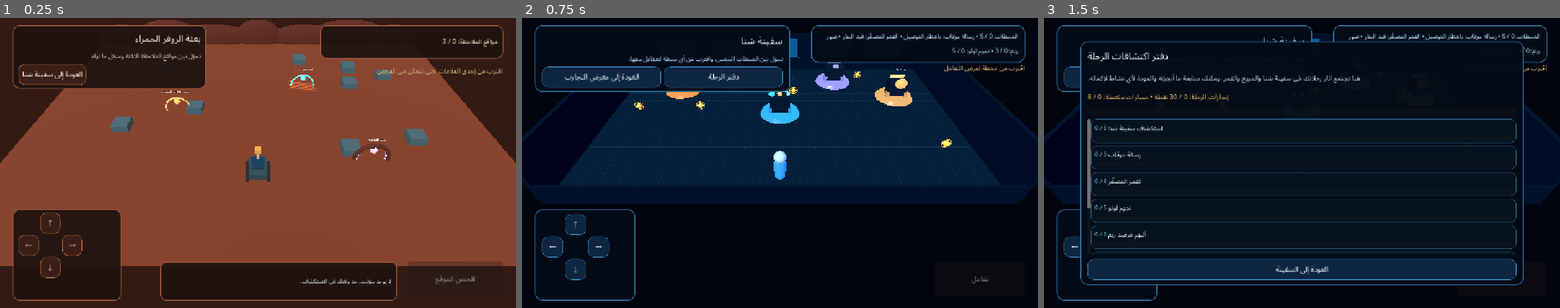
Above: before the commit, frames 1-3 (left to right).
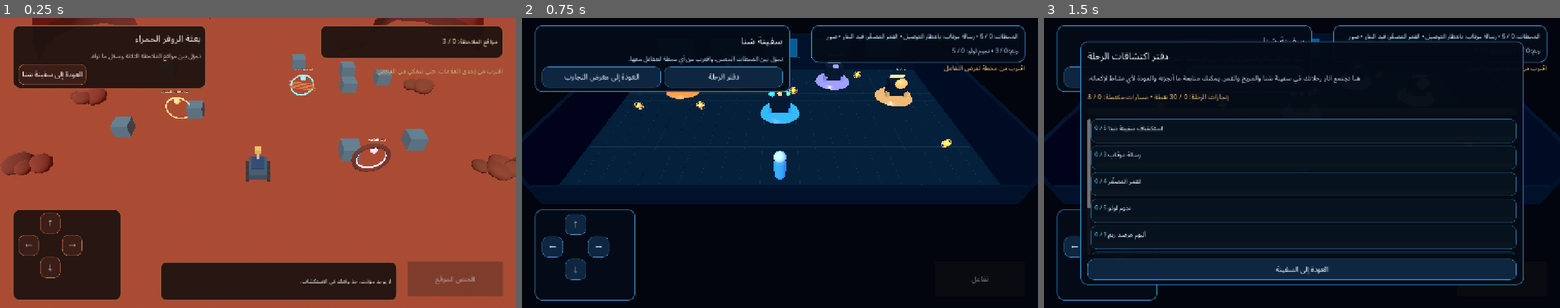
Above: after the commit, the same moments.

Repository: mdznap35/-cosmic-explorers
Game: Godot game, scene res://scenes/prototypes/mars_rover_survey.tscn
The game is run twice, just before and just after one commit, with the same random seed, the same clock (stepped at 60 frames per second) and the same inputs. This scene is started directly instead of the project's main scene.
Inputs:
- Up to frame 1 (0.25 s): no input
- Up to frame 2 (0.75 s): click "العودة إلى سفينة سَنا" at 0.5 s
- Up to frame 3 (1.5 s): click "دفتر الرحلة" at 1.25 s

The runs differ from the first frame. In frame 1, 72% of the frame differs, in the area x 0-100%, y 0-100%; in frame 2, nothing differs; in frame 3, nothing differs.

Commit message:
feat: add shared visual foundation for Mars landscapes

Diff:
--- a/scripts/prototypes/echo_of_mars_vertical_slice.gd
+++ b/scripts/prototypes/echo_of_mars_vertical_slice.gd
@@ -8,6 +8,7 @@
 const InteractionRouter = preload("res://scripts/interaction_router.gd")
 const RewardService = preload("res://scripts/reward_service.gd")
 const RoverScene = preload("res://scenes/prototypes/mars_rover_survey.tscn")
+const MarsLandscapeBuilder = preload("res://scripts/prototypes/mars_landscape_builder.gd")
 
 const MISSION_ID := "mission.mars.echo_of_mars"
 const SAVE_PATH := "user://echo_of_mars_vertical_slice_v1.json"
@@ -460,11 +461,7 @@
 func _build_world_shell() -> void:
 	var world_environment := WorldEnvironment.new()
 	var environment := Environment.new()
-	environment.background_mode = Environment.BG_COLOR
-	environment.background_color = Color(0.012,0.022,0.052)
-	environment.ambient_light_source = Environment.AMBIENT_SOURCE_COLOR
-	environment.ambient_light_color = Color(0.48,0.55,0.68)
-	environment.ambient_light_energy = 0.8
+	MarsLandscapeBuilder.configure_atmosphere(environment)
 	world_environment.environment = environment
 	add_child(world_environment)
 	var key_light := DirectionalLight3D.new()
@@ -521,11 +518,7 @@
 	_camera.look_at(Vector3(0,1.2,-1.2),Vector3.UP)
 
 func _build_mars_canyon_environment() -> void:
-	_add_box(_world_root,Vector3(0,-0.45,0),Vector3(42,0.9,42),Color(0.40,0.17,0.105),0.9)
-	_add_box(_world_root,Vector3(-17,4.5,-2),Vector3(7,9,38),Color(0.34,0.13,0.085),0.96)
-	_add_box(_world_root,Vector3(17,5,-4),Vector3(7,10,34),Color(0.50,0.21,0.12),0.92)
-	_add_box(_world_root,Vector3(-4,2.8,-15),Vector3(10,5.6,6),Color(0.55,0.24,0.14),0.95)
-	_add_box(_world_root,Vector3(5.5,3.4,-17),Vector3(9,6.8,5),Color(0.30,0.12,0.085),0.96)
+	MarsLandscapeBuilder.populate(_world_root, "cinematic")
 	for i in range(16):
 		var angle := TAU*float(i)/16.0
 		var radius := 5.5+float(i%4)*2.0
--- /dev/null
+++ b/scripts/prototypes/mars_landscape_builder.gd
@@ -0,0 +1,206 @@
+extends RefCounted
+## Shared, deterministic Mars landscape generator for the story slice and rover survey.
+## Generated meshes are deliberately lightweight and require no external runtime assets.
+
+const GRID_STEPS := 32
+const TERRAIN_HALF_WIDTH := 18.0
+const TERRAIN_HALF_DEPTH := 14.0
+
+static func configure_atmosphere(environment: Environment) -> void:
+	if environment == null:
+		return
+	var sky_material := ProceduralSkyMaterial.new()
+	sky_material.sky_top_color = Color(0.035, 0.045, 0.095, 1.0)
+	sky_material.sky_horizon_color = Color(0.48, 0.205, 0.145, 1.0)
+	sky_material.ground_bottom_color = Color(0.095, 0.045, 0.055, 1.0)
+	sky_material.ground_horizon_color = Color(0.35, 0.125, 0.095, 1.0)
+	sky_material.sun_angle_max = 12.0
+	sky_material.sun_curve = 0.18
+	var sky := Sky.new()
+	sky.sky_material = sky_material
+	environment.background_mode = Environment.BG_SKY
+	environment.sky = sky
+	environment.ambient_light_source = Environment.AMBIENT_SOURCE_COLOR
+	environment.ambient_light_color = Color(0.72, 0.43, 0.32, 1.0)
+	environment.ambient_light_energy = 0.72
+	environment.tonemap_mode = Environment.TONE_MAPPER_FILMIC
+	environment.fog_enabled = true
+	environment.fog_light_color = Color(0.53, 0.24, 0.17, 1.0)
+	environment.fog_density = 0.0035
+
+static func populate(parent: Node3D, profile: String = "cinematic") -> Dictionary:
+	if parent == null:
+		return {"mesh_instances": 0, "formations": 0, "boulders": 0}
+	var terrain := MeshInstance3D.new()
+	terrain.name = "MarsTerrain"
+	terrain.mesh = _build_terrain_mesh()
+	terrain.position.y = -0.10
+	terrain.material_override = _vertex_material(0.96)
+	parent.add_child(terrain)
+
+	var formations := [
+		{"name": "Mesa_West", "position": Vector3(-15.0, -0.08, -10.5), "radius": 4.3, "height": 7.2, "seed": 2},
+		{"name": "Mesa_Crown", "position": Vector3(0.0, -0.08, -17.0), "radius": 5.2, "height": 8.8, "seed": 5},
+		{"name": "Mesa_East", "position": Vector3(15.0, -0.08, -11.0), "radius": 4.5, "height": 6.8, "seed": 8},
+		{"name": "Mesa_Southwest", "position": Vector3(-15.5, -0.08, 8.0), "radius": 3.5, "height": 4.8, "seed": 11},
+		{"name": "Mesa_Southeast", "position": Vector3(15.0, -0.08, 8.5), "radius": 3.8, "height": 5.4, "seed": 14}
+	]
+	for spec in formations:
+		_add_mesa(parent, spec)
+
+	var boulder_count := _add_boulder_clusters(parent)
+	_add_sun_disc(parent)
+	return {
+		"mesh_instances": 1 + formations.size() + boulder_count + 1,
+		"formations": formations.size(),
+		"boulders": boulder_count,
+		"profile": profile
+	}
+
+static func _build_terrain_mesh() -> ArrayMesh:
+	var surface := SurfaceTool.new()
+	surface.begin(Mesh.PRIMITIVE_TRIANGLES)
+	for z_index in range(GRID_STEPS):
+		var z0 := lerpf(-TERRAIN_HALF_DEPTH, TERRAIN_HALF_DEPTH, float(z_index) / float(GRID_STEPS))
+		var z1 := lerpf(-TERRAIN_HALF_DEPTH, TERRAIN_HALF_DEPTH, float(z_index + 1) / float(GRID_STEPS))
+		for x_index in range(GRID_STEPS):
+			var x0 := lerpf(-TERRAIN_HALF_WIDTH, TERRAIN_HALF_WIDTH, float(x_index) / float(GRID_STEPS))
+			var x1 := lerpf(-TERRAIN_HALF_WIDTH, TERRAIN_HALF_WIDTH, float(x_index + 1) / float(GRID_STEPS))
+			var p00 := _terrain_point(x0, z0)
+			var p10 := _terrain_point(x1, z0)
+			var p01 := _terrain_point(x0, z1)
+			var p11 := _terrain_point(x1, z1)
+			var avg_height := (p00.y + p10.y + p01.y + p11.y) * 0.25
+			surface.set_color(_terrain_color(x0, z0, avg_height))
+			surface.add_vertex(p00)
+			surface.add_vertex(p01)
+			surface.add_vertex(p11)
+			surface.add_vertex(p00)
+			surface.add_vertex(p11)
+			surface.add_vertex(p10)
+	surface.generate_normals()
+	return surface.commit()
+
+static func _terrain_point(x: float, z: float) -> Vector3:
+	return Vector3(x, _terrain_height(x, z), z)
+
+static func _terrain_height(x: float, z: float) -> float:
+	return 0.075 * sin(x * 0.31 + z * 0.12) + 0.052 * cos(z * 0.43 - x * 0.17) + 0.028 * sin((x + z) * 0.68)
+
+static func _terrain_color(x: float, z: float, height: float) -> Color:
+	var variation := 0.018 * sin(x * 0.7 + z * 0.37)
+	var warm := clampf((height + 0.16) * 0.45 + variation, 0.0, 0.12)
+	return Color(0.365 + warm, 0.145 + warm * 0.40, 0.092 + warm * 0.25, 1.0)
+
+static func _add_mesa(parent: Node3D, spec: Dictionary) -> void:
+	var mesa := MeshInstance3D.new()
+	mesa.name = str(spec["name"])
+	mesa.position = spec["position"]
+	mesa.mesh = _build_mesa_mesh(float(spec["radius"]), float(spec["height"]), int(spec["seed"]))
+	mesa.material_override = _vertex_material(0.98)
+	parent.add_child(mesa)
+
+static func _build_mesa_mesh(base_radius: float, height: float, seed_value: int) -> ArrayMesh:
+	var surface := SurfaceTool.new()
+	surface.begin(Mesh.PRIMITIVE_TRIANGLES)
+	var segments := 11
+	var height_fractions := [0.0, 0.18, 0.43, 0.72, 1.0]
+	var radius_factors := [1.0, 0.96, 0.79, 0.88, 0.60]
+	var rings: Array = []
+	for ring_index in range(height_fractions.size()):
+		var ring := PackedVector3Array()
+		for segment in range(segments):
+			var angle := TAU * float(segment) / float(segments)
+			var wobble := 1.0 + 0.085 * sin(angle * 3.0 + float(seed_value) * 0.71) + 0.035 * cos(angle * 5.0 + float(seed_value))
+			var radius := base_radius * float(radius_factors[ring_index]) * wobble
+			ring.append(Vector3(cos(angle) * radius, height * float(height_fractions[ring_index]), sin(angle) * radius))
+		rings.append(ring)
+
+	var strata := [
+		Color(0.31, 0.115, 0.085, 1.0),
+		Color(0.43, 0.165, 0.115, 1.0),
+		Color(0.52, 0.225, 0.145, 1.0),
+		Color(0.38, 0.145, 0.105, 1.0)
+	]
+	for ring_index in range(rings.size() - 1):
+		var lower: PackedVector3Array = rings[ring_index]
+		var upper: PackedVector3Array = rings[ring_index + 1]
+		var band_color: Color = strata[ring_index % strata.size()]
+		for segment in range(segments):
+			var next_segment := (segment + 1) % segments
+			surface.set_color(band_color)
+			surface.add_vertex(lower[segment])
+			surface.add_vertex(upper[segment])
+			surface.add_vertex(upper[next_segment])
+			surface.add_vertex(lower[segment])
+			surface.add_vertex(upper[next_segment])
+			surface.add_vertex(lower[next_segment])
+	var top_ring: PackedVector3Array = rings[rings.size() - 1]
+	var top_center := Vector3(0.0, height, 0.0)
+	for segment in range(segments):
+		var next_segment := (segment + 1) % segments
+		surface.set_color(Color(0.58, 0.275, 0.175, 1.0))
+		surface.add_vertex(top_center)
+		surface.add_vertex(top_ring[next_segment])
+		surface.add_vertex(top_ring[segment])
+	surface.generate_normals()
+	return surface.commit()
+
+static func _add_boulder_clusters(parent: Node3D) -> int:
+	var clusters := [
+		Vector3(-11.8, 0.0, -1.0),
+		Vector3(11.7, 0.0, -2.5),
+		Vector3(-12.2, 0.0, 5.5),
+		Vector3(12.4, 0.0, 5.7),
+		Vector3(-8.5, 0.0, -9.0),
+		Vector3(8.3, 0.0, -9.5)
+	]
+	var count := 0
+	for cluster_index in range(clusters.size()):
+		var center: Vector3 = clusters[cluster_index]
+		for stone_index in range(3):
+			var stone := MeshInstance3D.new()
+			stone.name = "Boulder_%02d_%02d" % [cluster_index + 1, stone_index + 1]
+			var mesh := SphereMesh.new()
+			mesh.radius = 0.58
+			mesh.height = 0.92
+			mesh.radial_segments = 9
+			mesh.rings = 5
+			stone.mesh = mesh
+			var offset_x := (float(stone_index) - 1.0) * 0.62
+			var offset_z := 0.26 if stone_index == 1 else -0.18
+			stone.position = center + Vector3(offset_x, 0.15 + float(stone_index % 2) * 0.12, offset_z)
+			stone.rotation_degrees = Vector3(float(stone_index * 7), float(cluster_index * 31 + stone_index * 19), float(stone_index * 5 - 4))
+			var scale_value := 0.72 + float((cluster_index + stone_index) % 3) * 0.24
+			stone.scale = Vector3(scale_value * 1.2, scale_value * 0.82, scale_value)
+			var material := StandardMaterial3D.new()
+			material.albedo_color = Color(0.34 + float(stone_index) * 0.025, 0.155 + float(cluster_index % 2) * 0.025, 0.105, 1.0)
+			material.roughness = 0.98
+			stone.material_override = material
+			parent.add_child(stone)
+			count += 1
+	return count
+
+static func _add_sun_disc(parent: Node3D) -> void:
+	var sun := MeshInstance3D.new()
+	sun.name = "MarsSunDisc"
+	var mesh := SphereMesh.new()
+	mesh.radius = 2.25
+	mesh.height = 4.5
+	mesh.radial_segments = 16
+	mesh.rings = 8
+	sun.mesh = mesh
+	sun.position = Vector3(-16.0, 12.0, -27.0)
+	var material := StandardMaterial3D.new()
+	material.albedo_color = Color(1.0, 0.66, 0.39, 1.0)
+	material.emission_enabled = true
+	material.emission = Color(1.0, 0.30, 0.105, 1.0)
+	material.roughness = 1.0
+	sun.material_override = material
+	parent.add_child(sun)
+
+static func _vertex_material(roughness: float) -> StandardMaterial3D:
+	var material := StandardMaterial3D.new()
+	material.vertex_color_use_as_albedo = true
+	material.roughness = roughness
+	return material
--- a/scripts/prototypes/mars_rover_survey.gd
+++ b/scripts/prototypes/mars_rover_survey.gd
@@ -6,6 +6,7 @@
 ## keep the scene runnable in a source checkout without the optional asset pack.
 
 const SAVE_PATH := "user://mars_rover_survey_prototype.json"
+const MarsLandscapeBuilder = preload("res://scripts/prototypes/mars_landscape_builder.gd")
 const SAVE_VERSION := 1
 const MOVE_SPEED := 3.4
 const SCAN_DISTANCE := 2.45
@@ -191,11 +192,7 @@
 func _build_environment() -> void:
 	var world := WorldEnvironment.new()
 	var environment := Environment.new()
-	environment.background_mode = Environment.BG_COLOR
-	environment.background_color = Color(0.20, 0.105, 0.075)
-	environment.ambient_light_source = Environment.AMBIENT_SOURCE_COLOR
-	environment.ambient_light_color = Color(0.88, 0.62, 0.43)
-	environment.ambient_light_energy = 0.8
+	MarsLandscapeBuilder.configure_atmosphere(environment)
 	world.environment = environment
 	add_child(world)
 
@@ -205,25 +202,7 @@
 	sunlight.shadow_enabled = false
 	add_child(sunlight)
 
-	var floor := MeshInstance3D.new()
-	var floor_mesh := PlaneMesh.new()
-	floor_mesh.size = Vector2(28.0, 22.0)
-	floor.mesh = floor_mesh
-	floor.material_override = _make_material(Color(0.43, 0.22, 0.14), Color(0.10, 0.035, 0.02), 0.95)
-	floor.position.y = -0.04
-	add_child(floor)
-
-	# Low-cost distant ridges provide a horizon without costly terrain geometry.
-	for index in range(7):
-		var ridge := MeshInstance3D.new()
-		var ridge_mesh := SphereMesh.new()
-		ridge_mesh.radius = 1.0
-		ridge_mesh.height = 2.0
-		ridge.mesh = ridge_mesh
-		ridge.scale = Vector3(2.2 + float(index % 3) * 0.8, 1.3 + float(index % 2) * 0.4, 0.75)
-		ridge.position = Vector3(-12.0 + float(index) * 4.0, 0.15, -10.5)
-		ridge.material_override = _make_material(Color(0.31, 0.15, 0.12), Color(0.0, 0.0, 0.0), 1.0)
-		add_child(ridge)
+	MarsLandscapeBuilder.populate(self, "rover")
 
 
 func _build_outpost() -> void:
--- /dev/null
+++ b/tests/validate_mars_landscape_builder.gd
@@ -0,0 +1,42 @@
+extends SceneTree
+
+const MarsLandscapeBuilder = preload("res://scripts/prototypes/mars_landscape_builder.gd")
+
+var _errors: Array[String] = []
+
+func _initialize() -> void:
+	call_deferred("_run")
+
+func _run() -> void:
+	var world := Node3D.new()
+	root.add_child(world)
+	var environment := Environment.new()
+	MarsLandscapeBuilder.configure_atmosphere(environment)
+	if environment.background_mode != Environment.BG_SKY or environment.sky == null:
+		_errors.append("Mars atmosphere must configure a procedural sky.")
+	var metrics: Dictionary = MarsLandscapeBuilder.populate(world, "test")
+	var terrain := world.get_node_or_null("MarsTerrain") as MeshInstance3D
+	if terrain == null or terrain.mesh == null:
+		_errors.append("Mars landscape must contain a generated terrain mesh.")
+	else:
+		if terrain.mesh.get_surface_count() != 1:
+			_errors.append("Terrain must expose exactly one surface.")
+		var arrays: Array = terrain.mesh.surface_get_arrays(0)
+		var vertices: PackedVector3Array = arrays[Mesh.ARRAY_VERTEX]
+		if vertices.size() < 1500:
+			_errors.append("Terrain mesh must contain a useful, non-flat grid.")
+	if int(metrics.get("formations", 0)) < 5:
+		_errors.append("Mars landscape must generate five horizon formations.")
+	if int(metrics.get("boulders", 0)) < 12:
+		_errors.append("Mars landscape must generate enough landmark rocks.")
+	if world.get_node_or_null("MarsSunDisc") == null:
+		_errors.append("Mars landscape must include a warm horizon sun disc.")
+	if _errors.is_empty():
+		print("PASS: shared Mars terrain, atmosphere, layered mesas, boulders and sun disc.")
+		world.free()
+		quit(0)
+		return
+	for message in _errors:
+		push_error(message)
+	world.free()
+	quit(1)
Not shown, changed: docs/ECHO_OF_MARS_PLAYABLE_SLICE.md
Not shown, added: docs/ECHO_OF_MARS_VISUAL_FOUNDATION.md
Not shown, added: docs/ECHO_OF_MARS_VISUAL_FOUNDATION_AR.md
